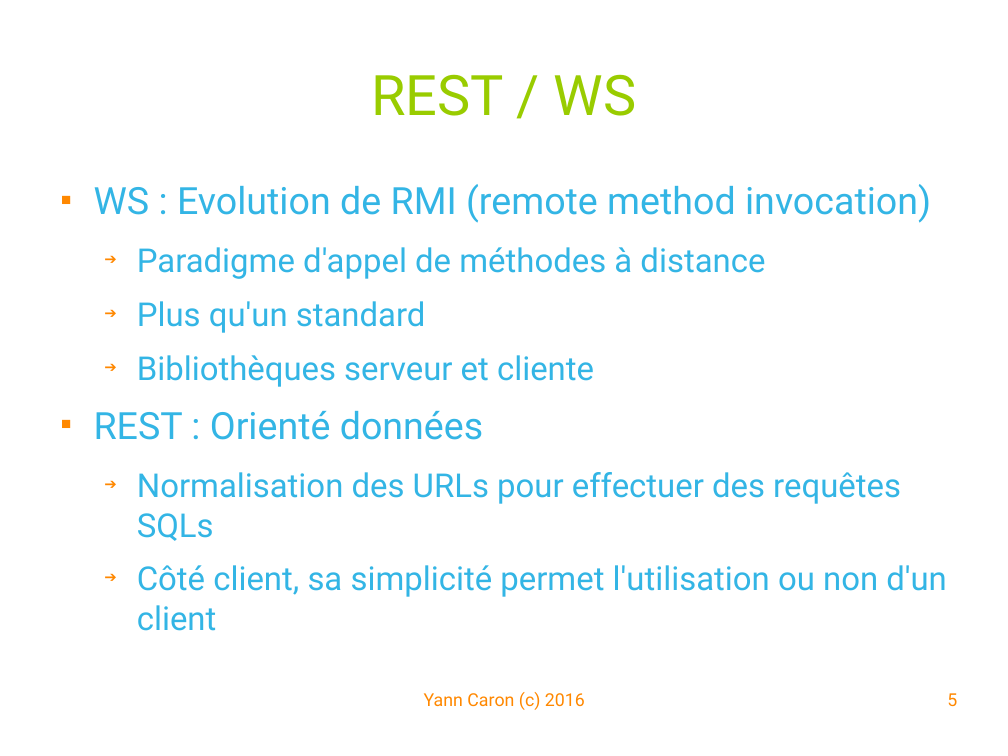
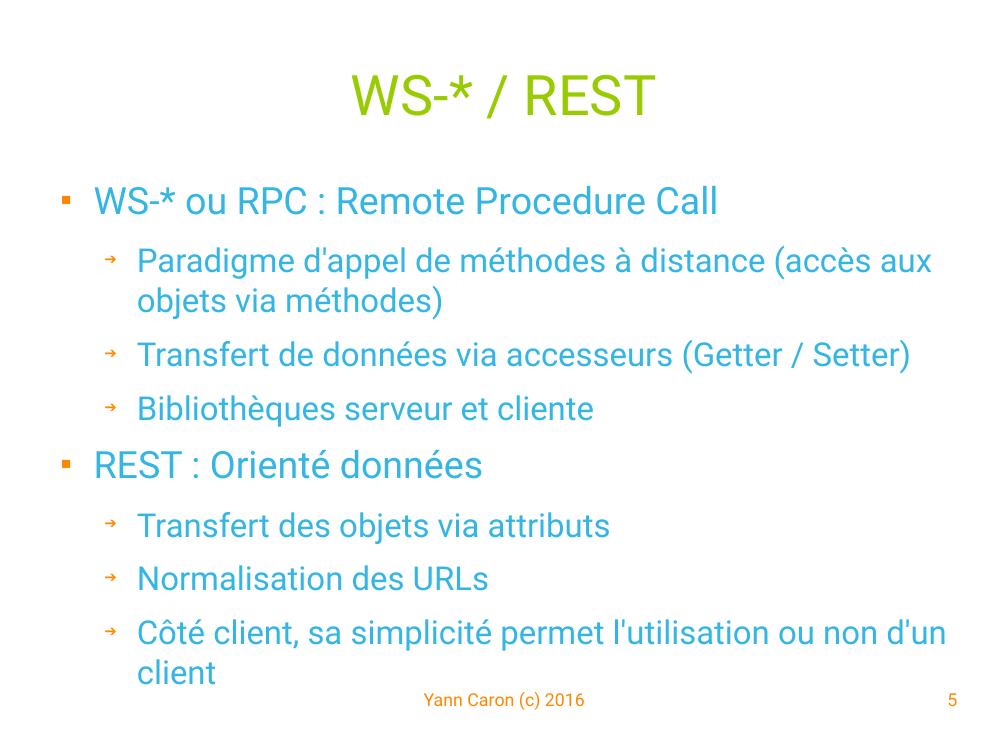
Before and after one commit to YannCaron/Android-ENSG, a slide deck: slide 5 of 09 - WebServices.odp. Drawn at 1008x756 pixels with LibreOffice and Linux fonts; fonts in the diff are those of the drawing; background and template pictures are left out. Boxes give left, top, right and bottom in pixels: in the first picture for what was removed or moved away, otherwise in the second. Text is boxed around its words. In the diff, an @@ line names an element or a change of style, - is before the commit and + after.

```diff
--- a/09 - WebServices.odp
+++ b/09 - WebServices.odp
@@ title at <box>351,74,657,116</box>: text changed @@
-REST / WS
+WS-* / REST
@@ text at <box>94,186,932,374</box>: text changed @@
-■ WS : Evolution de RMI (remote method invocation)
-  ➔ Paradigme d'appel de méthodes à distance
-  ➔ Plus qu'un standard
+■ WS-* ou RPC : Remote Procedure Call
+  ➔ Paradigme d'appel de méthodes à distance (accès aux objets via méthodes)
+  ➔ Transfert de données via accesseurs (Getter / Setter)
@@ text at <box>137,512,611,591</box>: text changed @@
-  ➔ Normalisation des URLs pour effectuer des requêtes SQLs
+  ➔ Transfert des objets via attributs
+  ➔ Normalisation des URLs
```
Also in this commit, not shown: 9 other slides changed.
